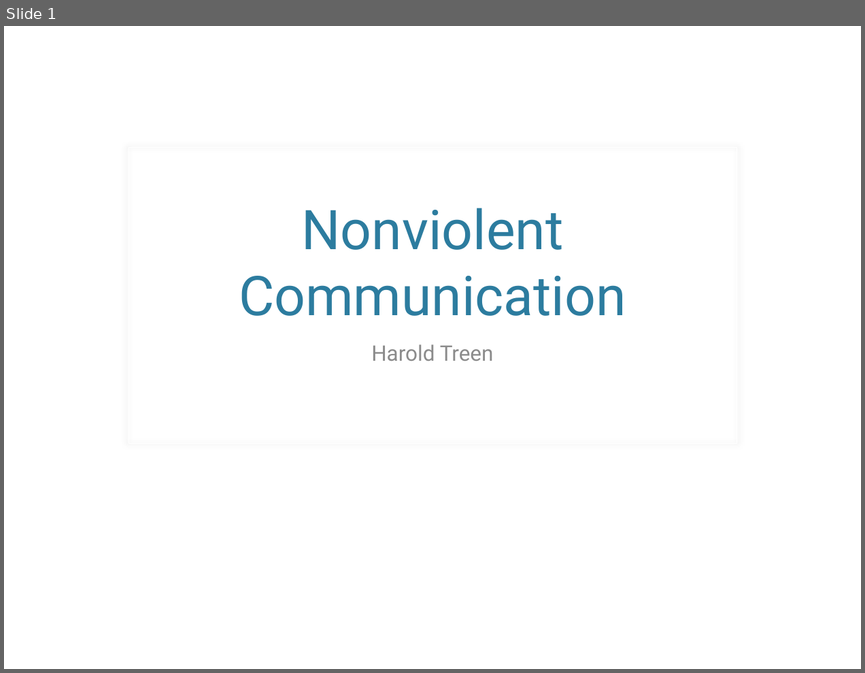
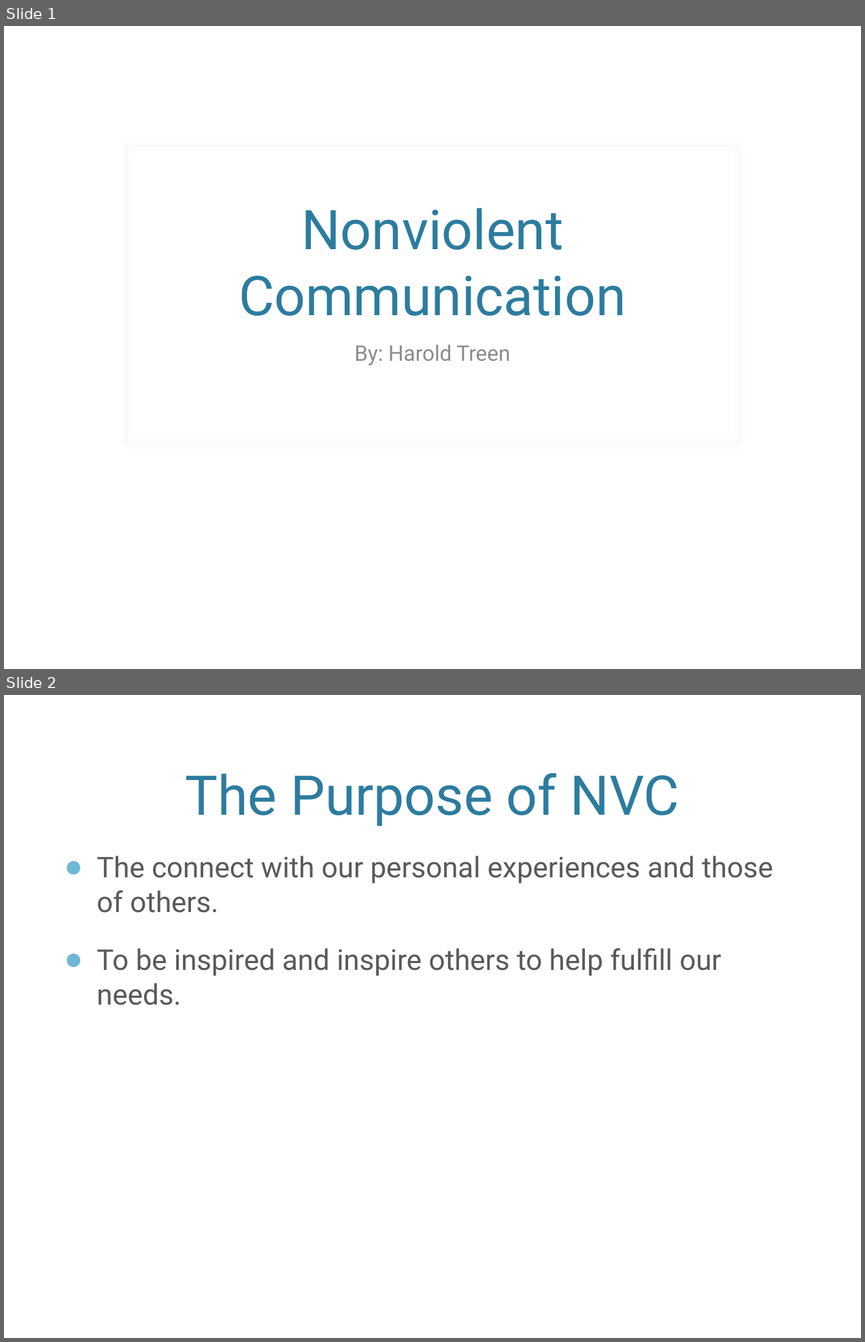
Before and after one commit to haroldtreen/RecurseCenterStuff, a slide deck: presentations/nvc.pptx. Shown one above the other, each under a label of ours: slide 1 before the commit, slides 1 and 2 after it. The pictures are 865x673 and 865x1342 pixels, drawn with LibreOffice and Linux fonts; fonts in the diff are those of the drawing; background and template pictures are left out. Boxes give left, top, right and bottom in pixels: in the first picture for what was removed or moved away, otherwise in the second. Text is boxed around its words. In the diff, an @@ line names an element or a change of style, - is before the commit and + after.

```diff
--- a/presentations/nvc.pptx
+++ b/presentations/nvc.pptx
@@ slide 2 added at (4,695,861,1338), background picture (left out) @@
@@ title added at (185,773,679,826), 46 pt, text #2C7C9F @@
+The Purpose of NVC
@@ text added at (96,855,773,1005), 24 pt, text #595959 @@
+● The connect with our personal experiences and those of others.
+● To be inspired and inspire others to help fulfill our needs.
@@ slide 1 changed as well @@
@@ subtitle at (354,344,511,365): text changed @@
-Harold Treen
+By: Harold Treen
```
Also in this commit, not shown: 10 other slides added.
